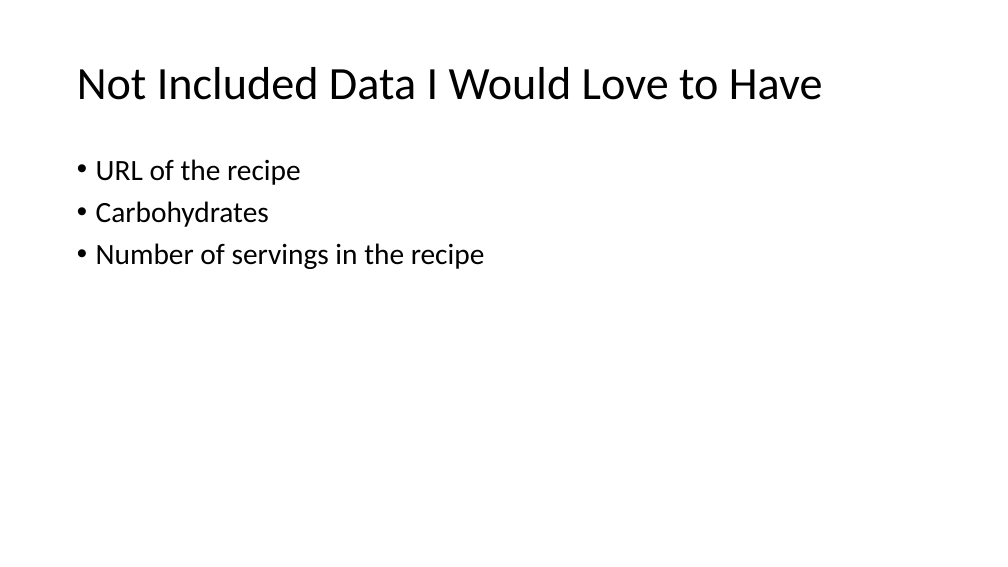
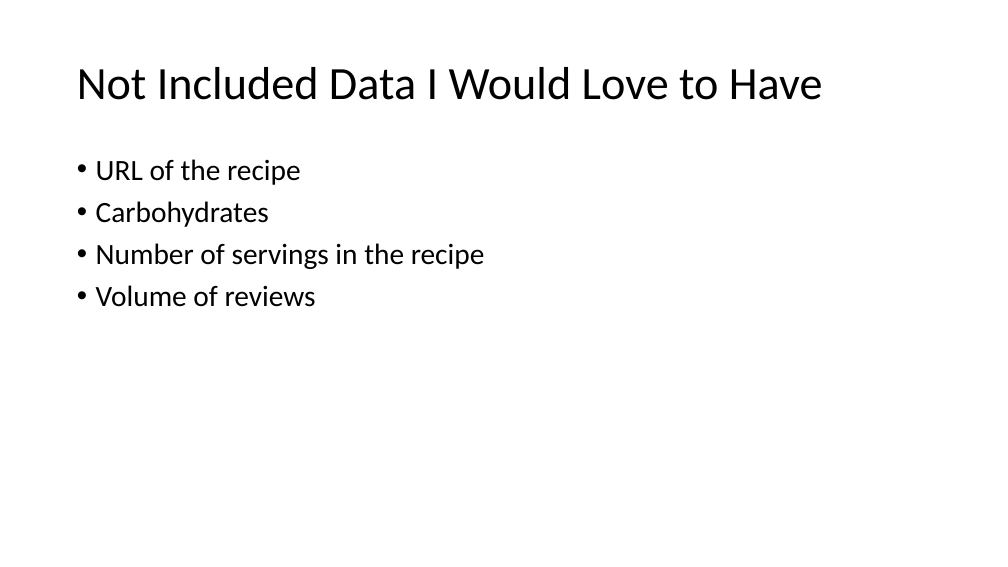
Before and after one commit to larmstrong/epicurious-analysis, a slide deck: slide 4 of FinalPresentation.pptx. Drawn at 1008x567 pixels with LibreOffice and Linux fonts; fonts in the diff are those of the drawing. Boxes give left, top, right and bottom in pixels: in the first picture for what was removed or moved away, otherwise in the second. Text is boxed around its words. In the diff, an @@ line names an element or a change of style, - is before the commit and + after.

Commit message:
Generated report of data elimination via ggplot. Updated final report.

```diff
--- a/FinalPresentation.pptx
+++ b/FinalPresentation.pptx
@@ text at [96, 285, 316, 307]: paragraph added @@
+• Volume of reviews
```
Also in this commit, not shown: 2 slides added, 2 other files.
